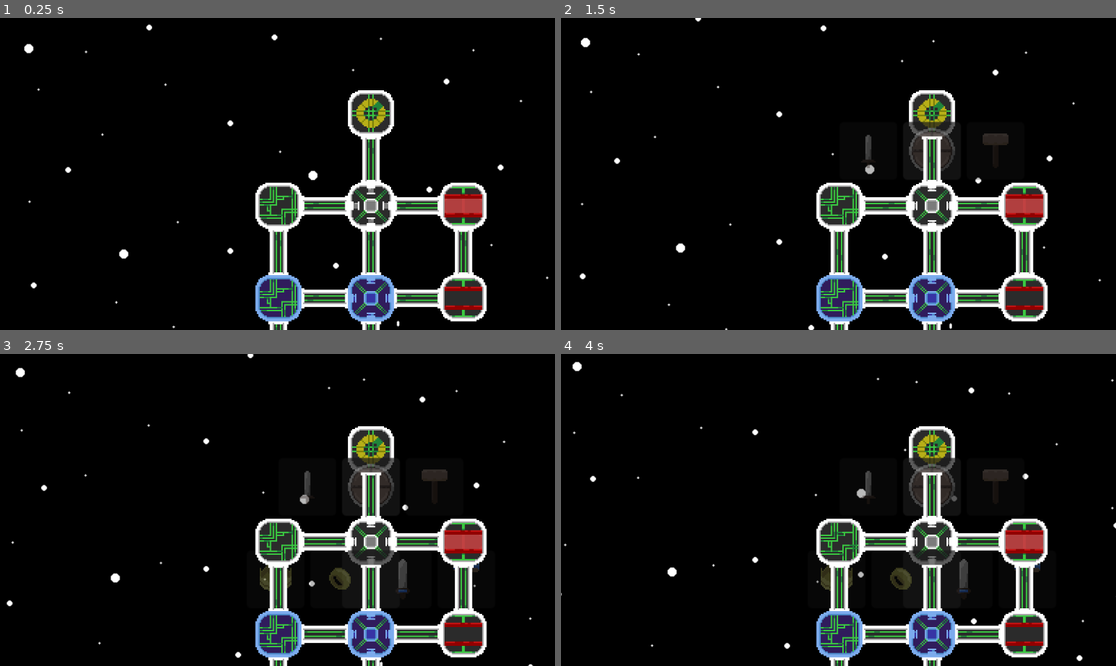
Above: before the commit, frames 1-4 (two rows, left to right).
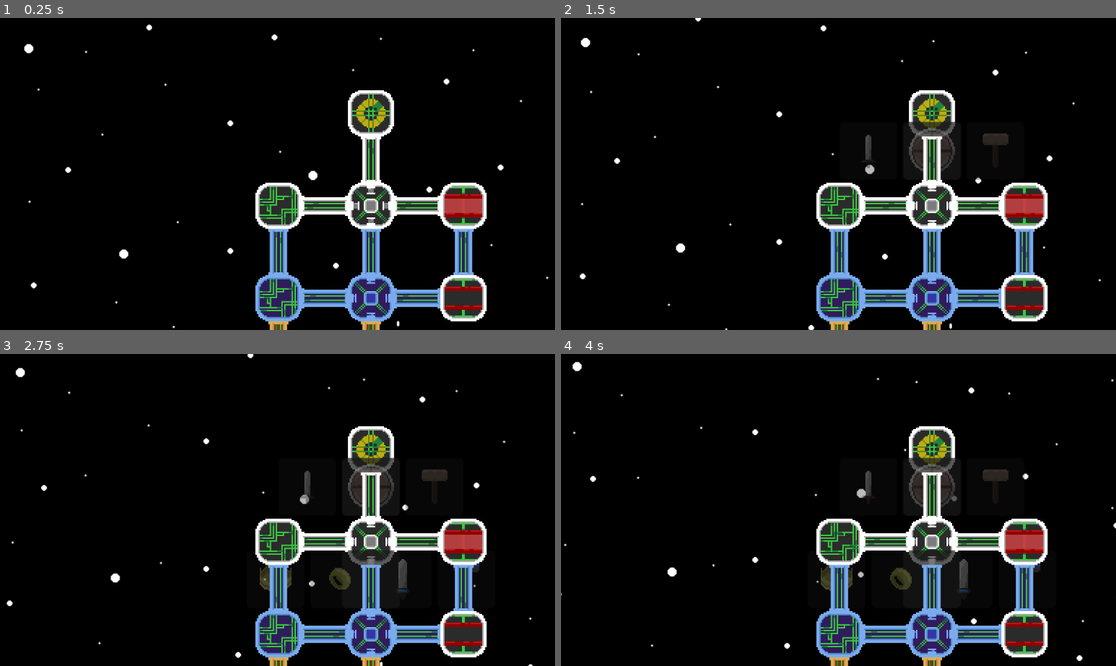
Above: after the commit, the same moments.

Repository: ManechLepage/GodotWild-Jam68
Game: Godot game, scene res://Scenes/node_2d.tscn
Two runs of this game, one before a commit and one after it. Both use one fixed random seed, a clock stepped at 60 frames per second and the inputs below.
Inputs (mouse positions are in pixels of both pictures, inside the frame that each line leads up to):
- Up to frame 1 (0.25 s): no input
- Up to frame 2 (1.5 s): move the mouse to (932, 114) at 0.52 s; click (932, 114) at 0.67 s; move the mouse to (932, 205) at 1.27 s; click (932, 205) at 1.42 s
- Up to frame 3 (2.75 s): move the mouse to (371, 634) at 2.02 s; click (371, 634) at 2.17 s
- Up to frame 4 (4 s): move the mouse to (838, 541) at 2.77 s; click (838, 541) at 2.92 s; click (810, 485) at 3.5 s

The runs differ from the first frame. In frame 1, 2.3% of the frame differs, in the area x 48-86%, y 67-100%; in frame 2, 2.3%; in frame 3, 2.3%; in frame 4, 2.3%.

Commit message:
split seperator 1

Diff:
--- a/Godot Wild-jam 68/Scripts/Inventory/Inventory.gd
+++ b/Godot Wild-jam 68/Scripts/Inventory/Inventory.gd
@@ -20,6 +20,11 @@
 ]
 var front_animation: SpriteFrames = load("res://Graphics/sections/Front/front.tres")
 
+var seperators: Array[SpriteFrames] = [
+	load("res://Graphics/sections/Seperator/seperator.tres"),
+	load("res://Graphics/sections/Seperator/seperator2.tres"),
+	load("res://Graphics/sections/Seperator/seperator3.tres")
+]
 
 func load_all_items(item_list: Array[Item]):
 	all_products = item_list
--- a/Godot Wild-jam 68/Scripts/Spaceship/SpaceshipManager.gd
+++ b/Godot Wild-jam 68/Scripts/Spaceship/SpaceshipManager.gd
@@ -71,12 +71,12 @@
 			if section_list[i][j] != null:
 				if i + 1 < max_grid_size and j < max_grid_size:
 					if section_list[i + 1][j] != null:
-						add_seperator(section_list[i][j].pos, section_list[i + 1][j].pos, true)
+						add_seperator(section_list[i][j].pos, section_list[i + 1][j].pos, section_list[i][j].tier, section_list[i + 1][j].tier, true)
 				if i < max_grid_size and j + 1 < max_grid_size:
 					if section_list[i][j + 1] != null:
-						add_seperator(section_list[i][j].pos, section_list[i][j + 1].pos, false)
+						add_seperator(section_list[i][j].pos, section_list[i][j + 1].pos, section_list[i][j].tier, section_list[i][j + 1].tier, false)
 
-func add_seperator(pos1, pos2, side):
+func add_seperator(pos1, pos2, tier1, tier2, side):
 	var seperator = SPACESHIP_SEPERATOR.instantiate()
 	var pos_x: float
 	var pos_y: float
@@ -88,6 +88,8 @@
 		pos_y = ((pos1.y + pos2.y) / 2) * margin
 		seperator.rotation = PI / 2
 	seperator.position = Vector2(pos_x, pos_y)
+	var tier = max(tier1, tier2)
+	seperator.set_sprite_frames(Inventory.seperators[tier - 1])
 	seperator.play()
 	seperator_manager.add_child(seperator)
 	print(seperator.position)
Binary file changed: Godot Wild-jam 68/Graphics/sections/Seperator/section_seperator.aseprite
Binary file added: Godot Wild-jam 68/Graphics/sections/Seperator/seperator1-2/section_seperator1.png
Not shown, added: Godot Wild-jam 68/Graphics/sections/Seperator/seperator1-2/section_seperator1.png.import
Binary file added: Godot Wild-jam 68/Graphics/sections/Seperator/seperator1-2/section_seperator10.png
Not shown, added: Godot Wild-jam 68/Graphics/sections/Seperator/seperator1-2/section_seperator10.png.import
Binary file added: Godot Wild-jam 68/Graphics/sections/Seperator/seperator1-2/section_seperator11.png
Not shown, added: Godot Wild-jam 68/Graphics/sections/Seperator/seperator1-2/section_seperator11.png.import
Binary file added: Godot Wild-jam 68/Graphics/sections/Seperator/seperator1-2/section_seperator12.png
Not shown, added: Godot Wild-jam 68/Graphics/sections/Seperator/seperator1-2/section_seperator12.png.import
Binary file added: Godot Wild-jam 68/Graphics/sections/Seperator/seperator1-2/section_seperator13.png
Not shown, added: Godot Wild-jam 68/Graphics/sections/Seperator/seperator1-2/section_seperator13.png.import
Binary file added: Godot Wild-jam 68/Graphics/sections/Seperator/seperator1-2/section_seperator14.png
(and 73 more such lines)
